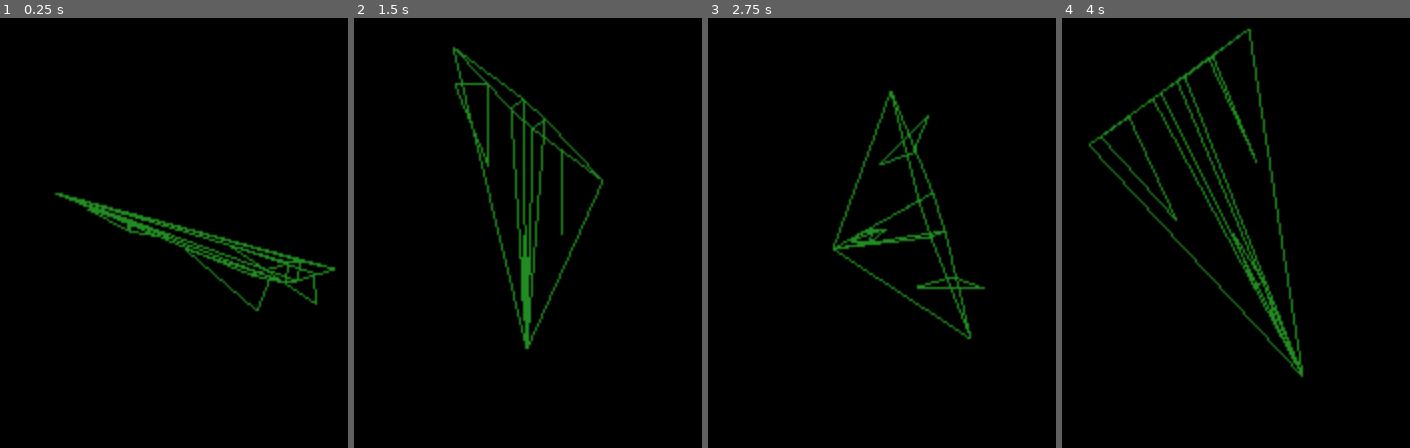
Above: before the commit, frames 1-4 (left to right).
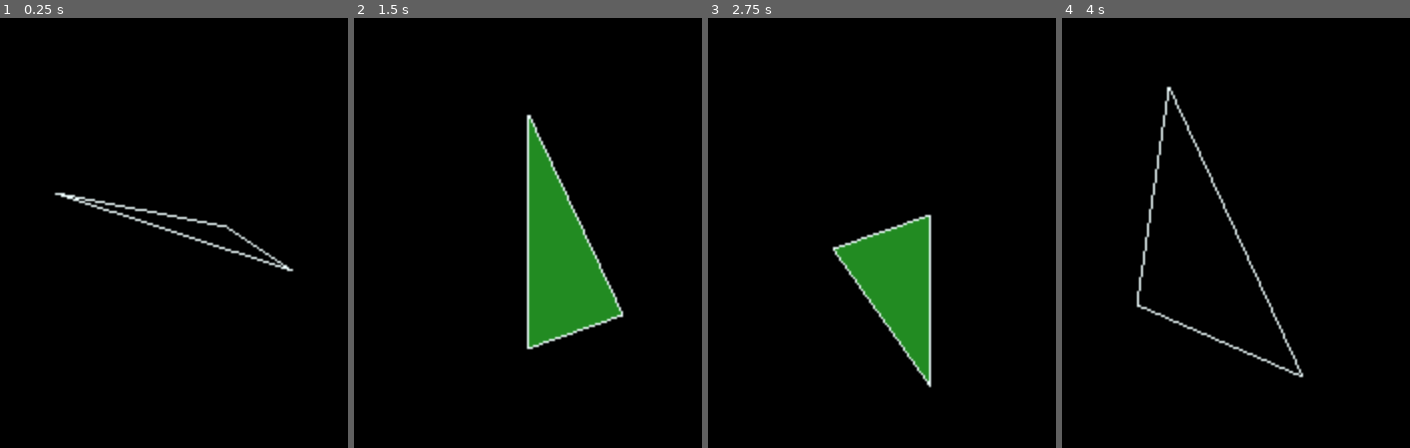
Above: after the commit, the same moments.

Repository: FlauschBert/GodotFox
Game: Godot game, scene res://main.tscn
Two runs of this game, one before a commit and one after it. Both use one fixed random seed, a clock stepped at 60 frames per second and the inputs below.
Inputs:
- Up to frame 1 (0.25 s): no input
- Up to frame 2 (1.5 s): no input
- Up to frame 3 (2.75 s): no input
- Up to frame 4 (4 s): no input

The runs differ from the first frame. In frame 1, 4.7% of the frame differs, in the area x 15-97%, y 40-69%; in frame 2, 12%, in the area x 28-78%, y 6-78%; in frame 3, 8.7%; in frame 4, 7.8%.

Commit message:
draw triangles with culling

Diff:
--- a/main.gd
+++ b/main.gd
@@ -4,6 +4,13 @@
 
 # size of SubViewport
 const _screenSize: Vector2i = Vector2i(320, 256)
+
+var _triangles: Array[int] = [
+	# bottom
+	-50, 0, 0, 50, 0, 0,
+	50, 0, 0, 0, 0, 50,
+	0, 0, 50, -50, 0, 0,
+]
 
 var _lines: Array[int] = [
 	# RUMPF
@@ -83,12 +90,13 @@
 	_projection = _camera.get_camera_projection()
 
 
-func _draw():
+func draw_lines():
+	var array: Array[int] = _triangles
 	var index = 0
-	while index < _lines.size():
-		var p1: Vector3 = nextPnt(index, _lines)
+	while index < array.size():
+		var p1: Vector3 = nextPnt(index, array)
 		index += 3
-		var p2: Vector3 = nextPnt(index, _lines)
+		var p2: Vector3 = nextPnt(index, array)
 		index += 3
 
 		p1 = rotatePnt(p1, _angles)
@@ -97,7 +105,53 @@
 		var p1_2i: Vector2i = projectAndMovePnt(p1, _projection, _screenSize)
 		var p2_2i: Vector2i = projectAndMovePnt(p2, _projection, _screenSize)
 
-		draw_line(p1_2i, p2_2i, Color.FOREST_GREEN)
+		draw_line(p1_2i, p2_2i, Color.AZURE)
+
+
+func isTriangleVisible(p1: Vector2, p2: Vector2, p3: Vector2) -> bool:
+	# straight-forward:
+	#
+	# 	var v1: Vector3 = p2 - p1
+	# 	var v2: Vector3 = p3 - p2
+	# 	return v1.cross(v2).z > 0
+
+	# optimized
+	#
+	# 	cross-z: v1.x * v2.y - v1.y * v2.x
+
+	var v1: Vector2 = p2 - p1
+	var v2: Vector2 = p3 - p2
+	return v1.x * v2.y - v1.y * v2.x > 0
+
+
+func draw_triangles():
+	var array: Array[int] = _triangles
+	var index = 0
+	while index < array.size():
+		var p1: Vector3 = nextPnt(index, array)
+		index += 6
+		var p2: Vector3 = nextPnt(index, array)
+		index += 6
+		var p3: Vector3 = nextPnt(index, array)
+		index += 6
+
+		p1 = rotatePnt(p1, _angles)
+		p2 = rotatePnt(p2, _angles)
+		p3 = rotatePnt(p3, _angles)
+
+		if not isTriangleVisible(Vector2(p1.x, p1.y), Vector2(p2.x, p2.y), Vector2(p3.x, p3.y)):
+			continue
+
+		var p1_2i: Vector2i = projectAndMovePnt(p1, _projection, _screenSize)
+		var p2_2i: Vector2i = projectAndMovePnt(p2, _projection, _screenSize)
+		var p3_2i: Vector2i = projectAndMovePnt(p3, _projection, _screenSize)
+
+		draw_colored_polygon([p1_2i, p2_2i, p3_2i], Color.FOREST_GREEN)
+
+
+func _draw():
+	draw_triangles()
+	draw_lines()
 
 
 func _process(_delta):
